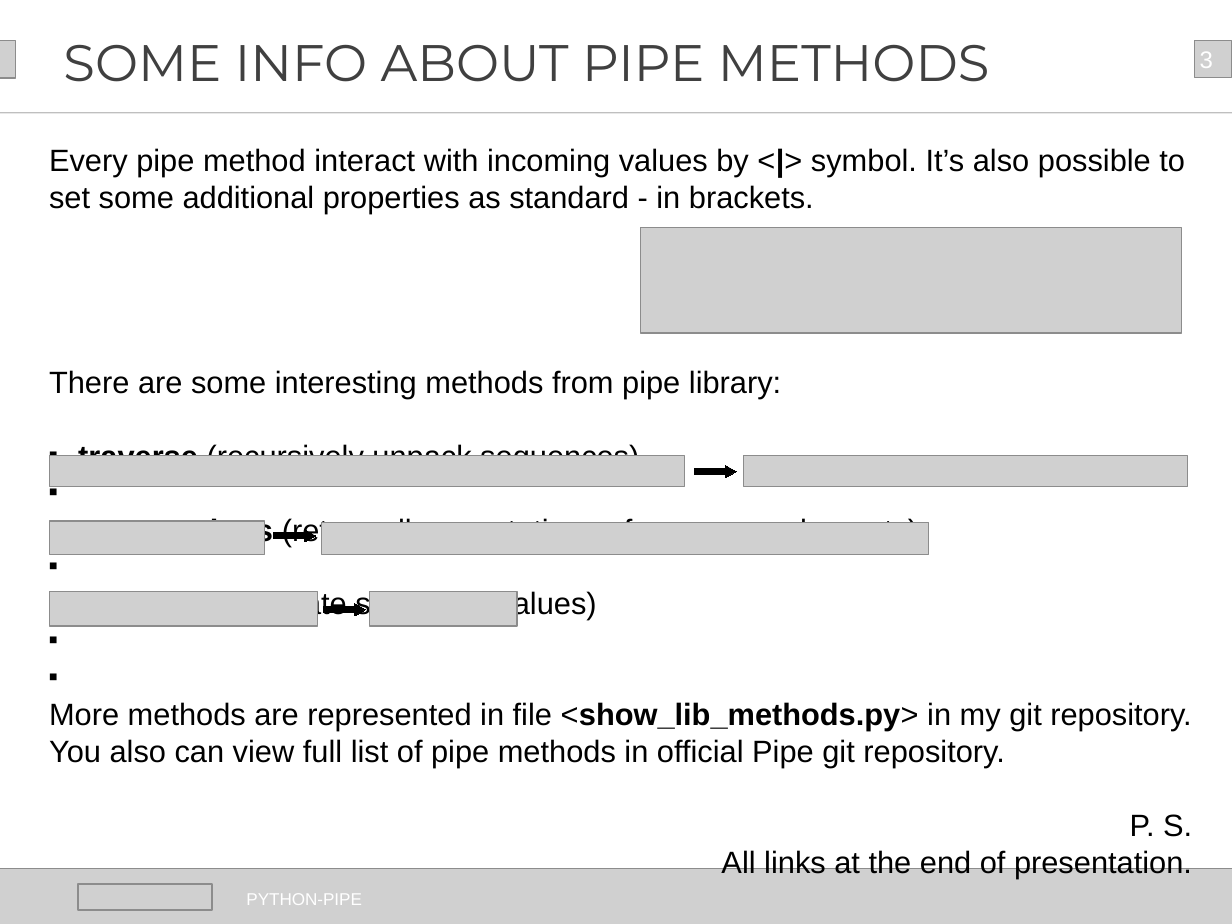
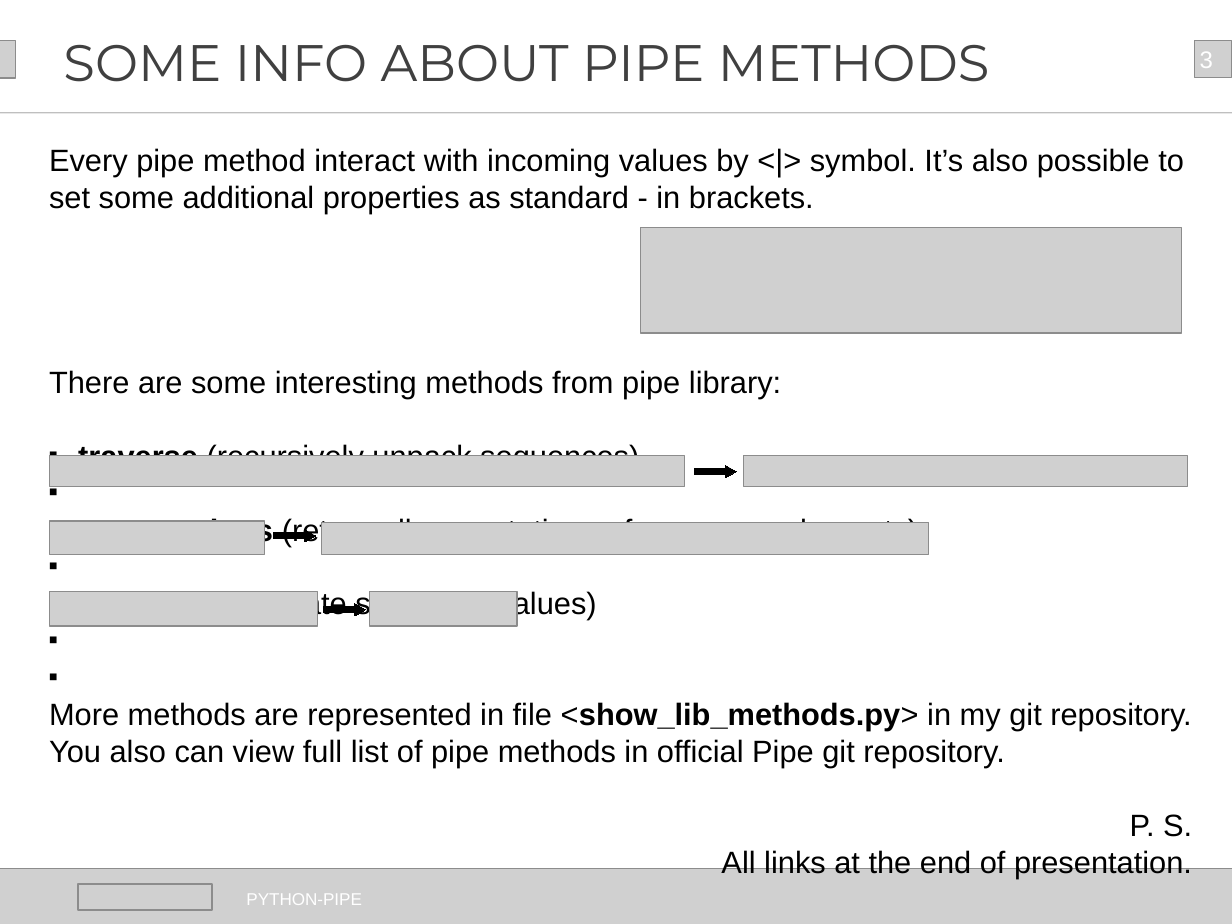
Before and after one commit to Zomba4okk/PipeGuide, a slide deck: slide 3 of presentationi_TechArt_python_pipe.pptx. Drawn at 1232x924 pixels with LibreOffice and Linux fonts; fonts in the diff are those of the drawing; grey boxes stand for pictures. Boxes give left, top, right and bottom in pixels: in the first picture for what was removed or moved away, otherwise in the second. Text is boxed around its words. In the diff, an @@ line names an element or a change of style, - is before the commit and + after.

```diff
--- a/presentationi_TechArt_python_pipe.pptx
+++ b/presentationi_TechArt_python_pipe.pptx
@@ text at box(49, 148, 1184, 177): bold off in "<|>" @@
```
Also in this commit, not shown: 1 other slide changed, 1 other file.
